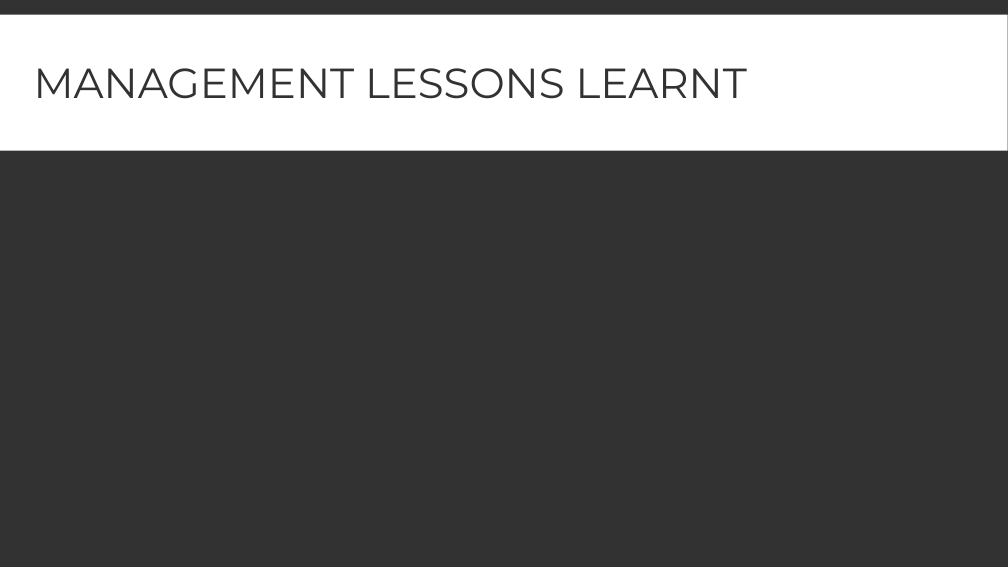
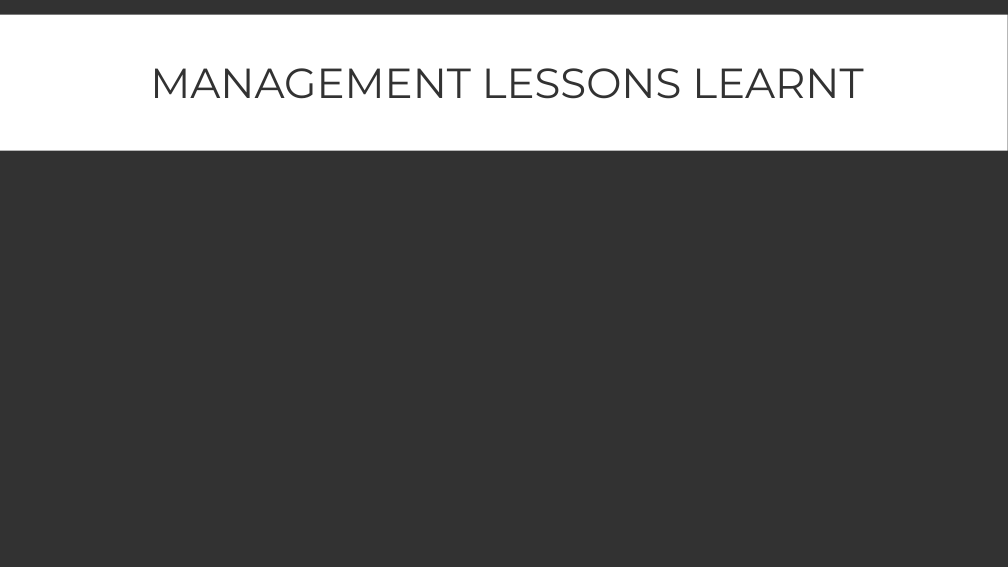
Before and after one commit to UoSGroupProjects1718/mgp-mpg-group-5, a slide deck: slide 10 of Management/Presentations/Fourth Presentation.pptx. Drawn at 1008x567 pixels with LibreOffice and Linux fonts; fonts in the diff are those of the drawing. Boxes give left, top, right and bottom in pixels: in the first picture for what was removed or moved away, otherwise in the second. Text is boxed around its words. In the diff, an @@ line names an element or a change of style, - is before the commit and + after.

```diff
--- a/Management/Presentations/Fourth Presentation.pptx
+++ b/Management/Presentations/Fourth Presentation.pptx
@@ title "MANAGEMENT LESSONS LEARNT" at box(150, 68, 863, 99): alignment left to centre @@
```
Also in this commit, not shown: 1 other slide changed, 57 other files.
